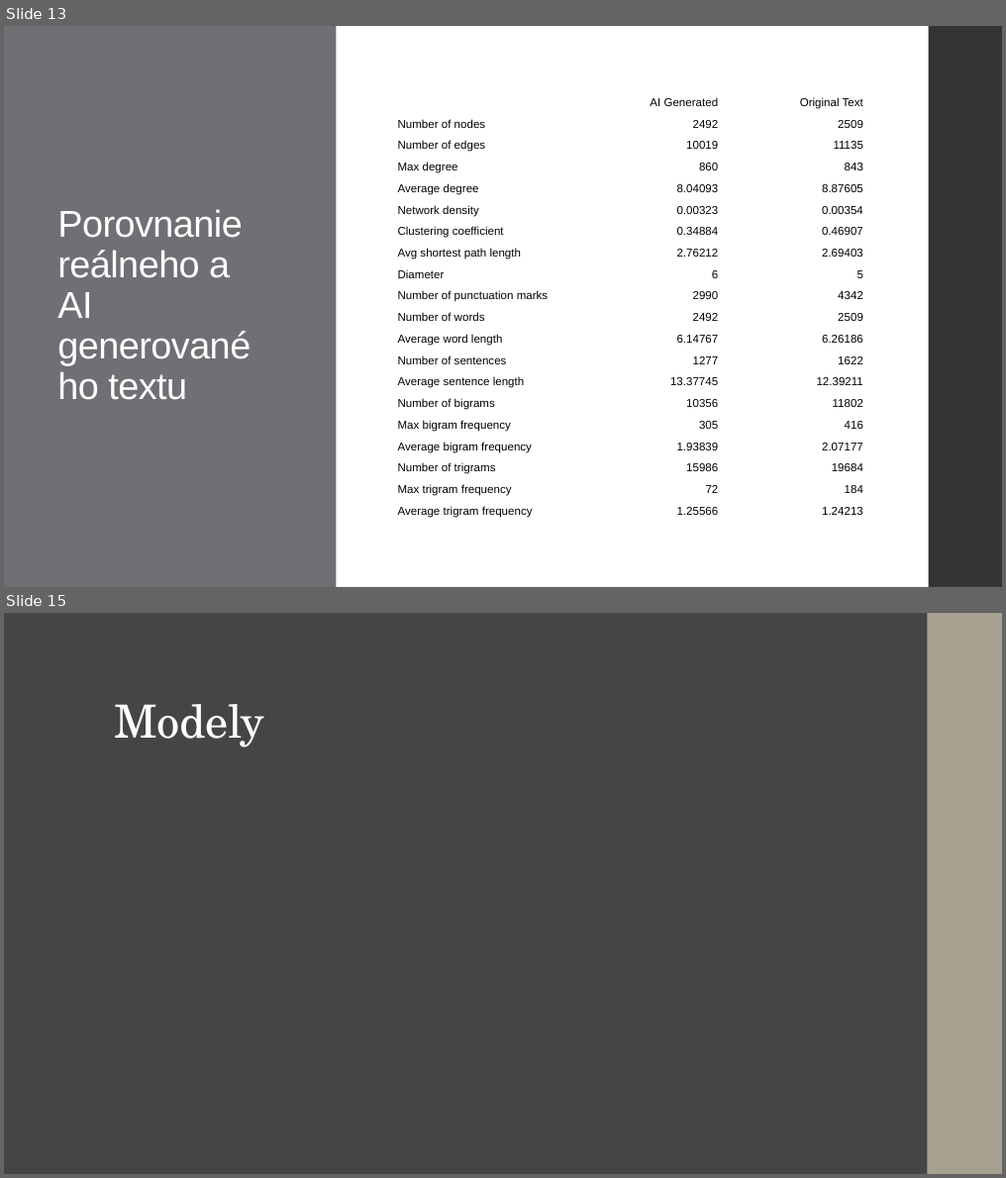
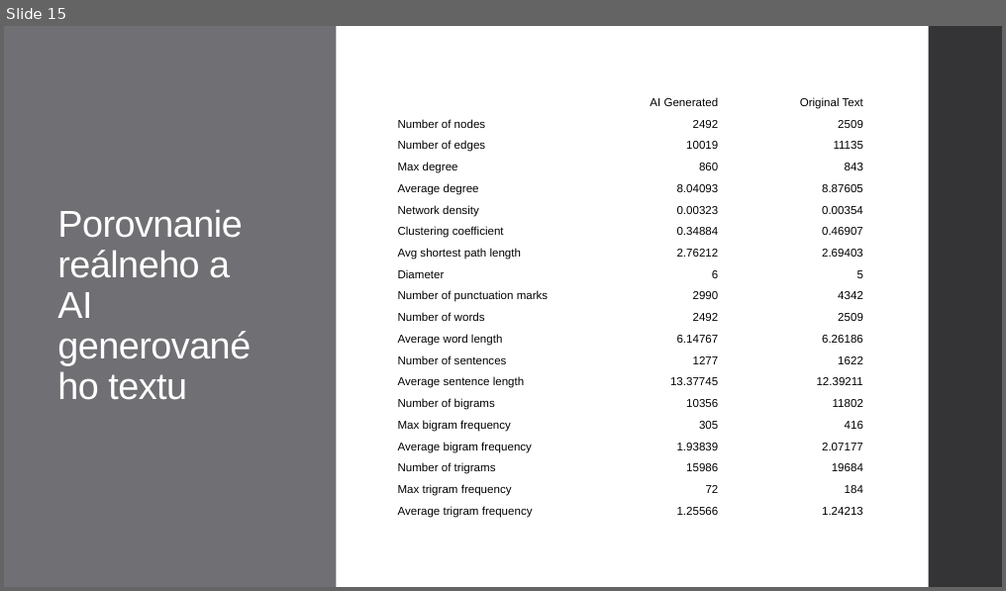
Before and after one commit to Nemeth03/Masters-Thesis, a slide deck: ProjektovySeminar.pptx. Shown one above the other, each under a label of ours: slides 13 and 15 before the commit, slide 15 after it; the slides between them are not shown. The pictures are 1006x1178 and 1006x591 pixels, drawn with LibreOffice and Linux fonts; fonts in the diff are those of the drawing. Boxes give left, top, right and bottom in pixels: in the first picture for what was removed or moved away, otherwise in the second. Text is boxed around its words. In the diff, an @@ line names an element or a change of style, - is before the commit and + after.

```diff
--- a/ProjektovySeminar.pptx
+++ b/ProjektovySeminar.pptx
@@ slide 15 removed at (x1=4, y1=613, x2=1002, y2=1174), background #454545 @@
@@ rectangle removed at (x1=4, y1=613, x2=1002, y2=1174) @@
@@ rectangle removed at (x1=927, y1=613, x2=1002, y2=1174) @@
@@ rectangle removed at (x1=929, y1=613, x2=1002, y2=1174) @@
@@ title removed at (x1=115, y1=704, x2=265, y2=748) @@
-Modely
@@ what was slide 13 is now slide 15 @@
```
Also in this commit, not shown: 5 slides changed, 4 slides added, 1 other slide removed.
